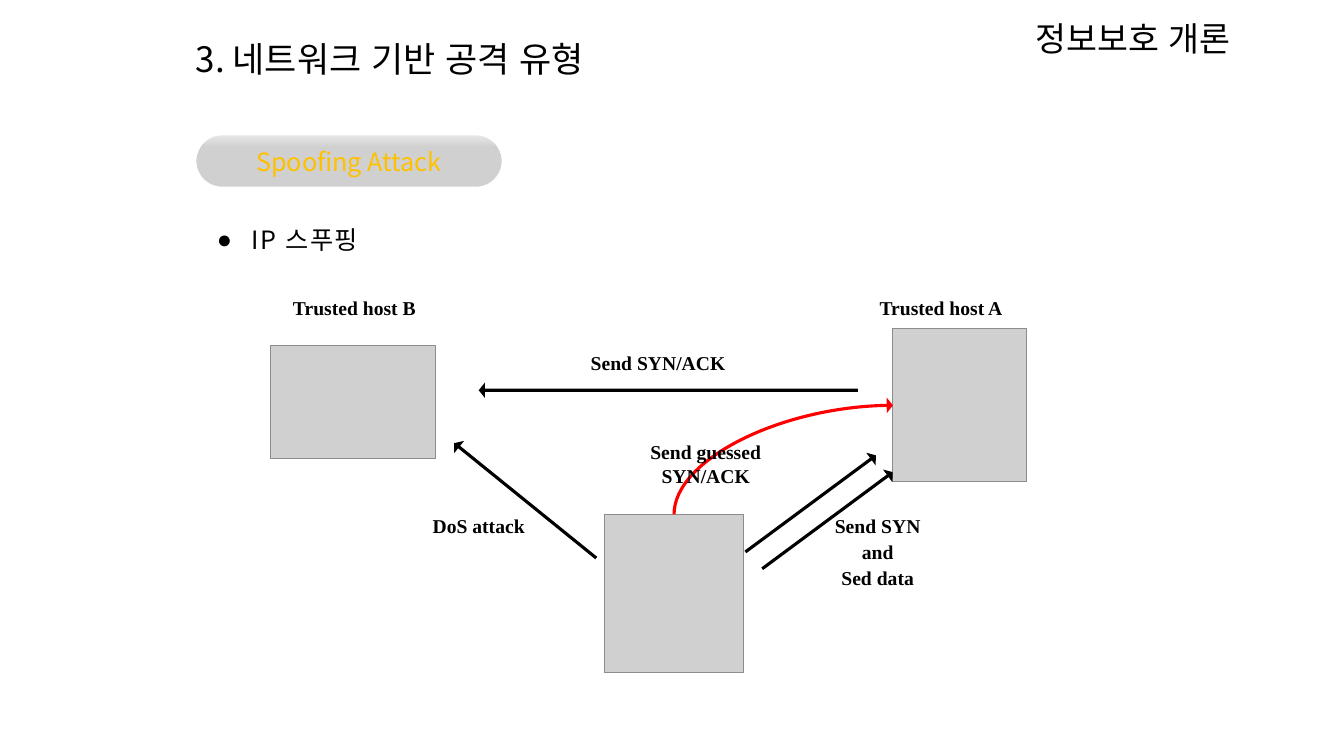
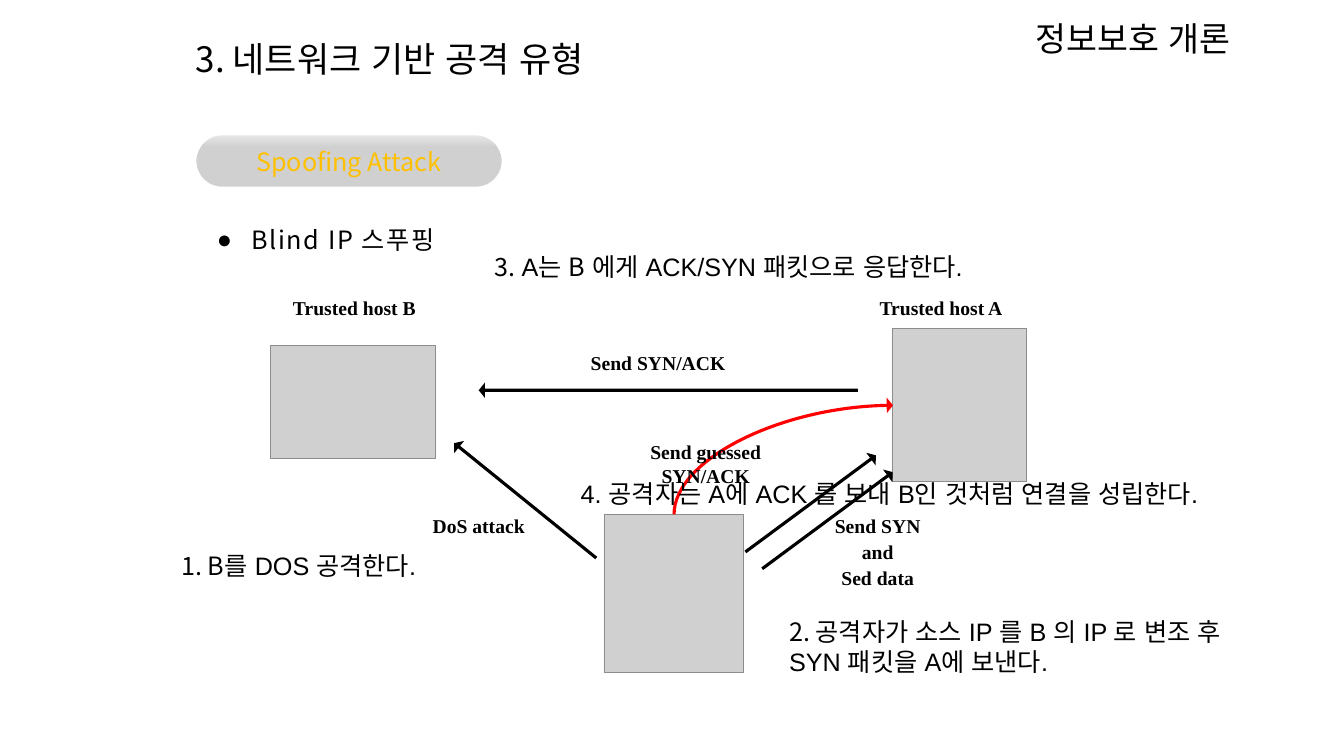
Before and after one commit to arizona95/CyberTraining, a slide deck: slide 24 of Lecture/24_1_정보보호/정보보호8강.pptx (slide 17 before the commit). Drawn at 1344x756 pixels with LibreOffice and Linux fonts; fonts in the diff are those of the drawing; grey boxes stand for pictures; background and template pictures are left out. Boxes give left, top, right and bottom in pixels: in the first picture for what was removed or moved away, otherwise in the second. Text is boxed around its words. In the diff, an @@ line names an element or a change of style, - is before the commit and + after.

```diff
--- a/Lecture/24_1_정보보호/정보보호8강.pptx
+++ b/Lecture/24_1_정보보호/정보보호8강.pptx
@@ text at (252,228,435,251): text changed @@
-● IP 스푸핑
+● Blind IP 스푸핑
@@ text added at (495,255,963,278), 18 pt, text #000000 @@
+3. A는 B 에게 ACK/SYN 패킷으로 응답한다.
@@ text added at (581,477,1198,509), 18 pt, text #000000 @@
+4. 공격자는 A에 ACK 를 보내 B인 것처럼 연결을 성립한다.
@@ text added at (181,554,416,577), 18 pt, text #000000 @@
+1. B를 DOS 공격한다.
@@ text added at (789,620,1221,673), 18 pt, text #000000 @@
+2. 공격자가 소스 IP 를 B 의 IP 로 변조 후 SYN 패킷을 A에 보낸다.
```
Also in this commit, not shown: 6 other slides changed, 19 slides added, 34 slides removed.
